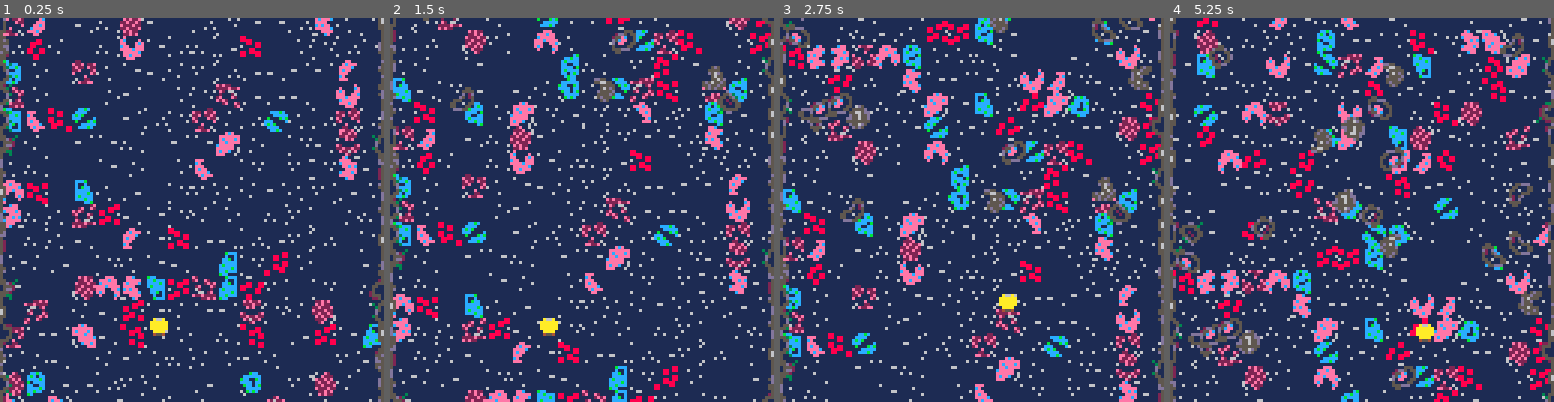
Above: before the commit, frames 1-4 (left to right).
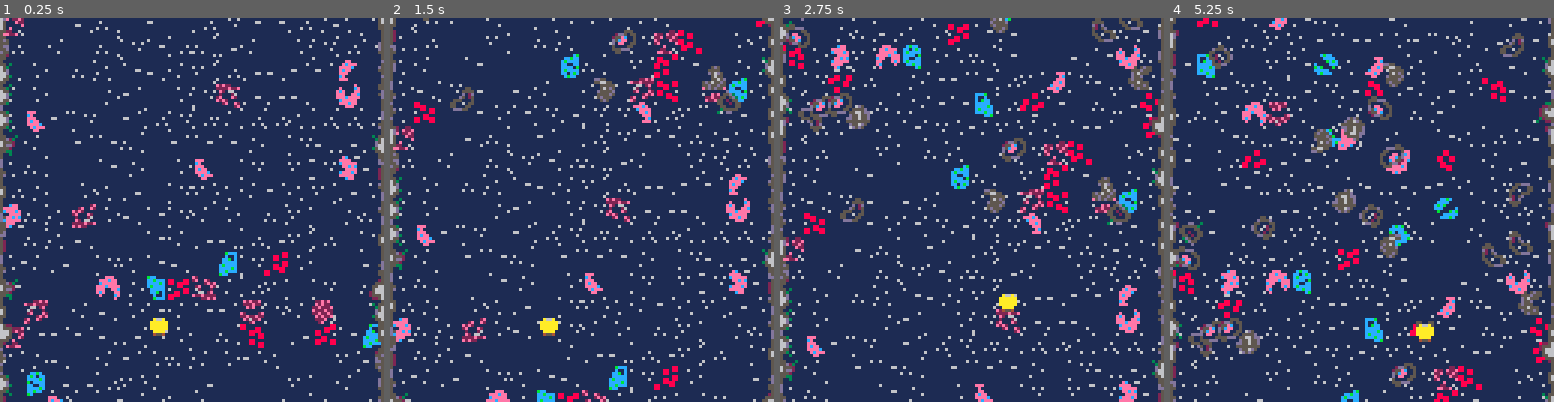
Above: after the commit, the same moments.

Repository: Mister-Oatbread/pico8_drg_game
Game: PICO-8 cartridge drg.p8
The game is run twice, just before and just after one commit, with the same random seed, the same clock (stepped at 60 frames per second) and the same inputs.
Inputs:
- Up to frame 1 (0.25 s): no input
- Up to frame 2 (1.5 s): tap X (X key) at 0.33, 1.07 s; tap O (Z key) at 0.7 s
- Up to frame 3 (2.75 s): hold Right 1.6-2.1 s; tap O (Z key) at 1.7, 2.1, 2.5 s; tap X (X key) at 1.85 s; hold Up 2.15-2.42 s; hold Right from 2.47 s (still down)
- Up to frame 4 (5.25 s): tap O (Z key) every 0.4 s from 2.9 to 4.9 s; tap X (X key) at 2.97, 4.08, 5.2 s; release Right at 3.03 s; hold Left 3.08-3.58 s; hold Down 3.63-3.97 s; hold Right 4.02-4.68 s; hold Up 4.73-5.03 s; hold Left from 5.08 s (still down)

The runs differ from the first frame. In frame 1, 7.0% of the frame differs, in the area x 0-100%, y 0-100%; in frame 2, 7.7%; in frame 3, 9.4%; in frame 4, 11%.

Commit message:
added feature to drill, and drilling makes drilling sounds

Diff:
--- /dev/null
+++ b/collisions.lua
@@ -0,0 +1,69 @@
+
+
+-- this file provides collision handling between the player and other stuff
+
+-- this function calculates the player collision points based on the current
+-- player position
+function _update_player_collision_points()
+    -- left flank
+    local i;
+    i=1;
+    for y=player.y_pos,player.y_pos+7 do
+        player.collision_points.left[i].x=player.x_pos-1;
+        player.collision_points.left[i].y=y;
+        i+=1;
+    end
+    -- right flank
+    i=1;
+    for y=player.y_pos,player.y_pos+7 do
+        player.collision_points.right[i].x=player.x_pos+8;
+        player.collision_points.right[i].y=y;
+        i+=1;
+    end
+    -- top flank
+    i=1;
+    for x=player.x_pos,player.x_pos+7 do
+        player.collision_points.top[i].x=x;
+        player.collision_points.top[i].y=player.y_pos-1;
+        i+=1;
+    end
+end
+
+-- this function updates if the player would be leaving the map
+function _check_map_bounds()
+    player.at.top_border = player.y_pos <= 102;
+    player.at.bottom_border = player.y_pos >= 220;
+end
+
+-- checks whether the terrain colors are intercepting
+function _find_terrain_collision()
+    local point;
+    local color;
+    player.has_collision.left = false;
+    player.has_collision.right = false;
+    player.has_collision.top = false;
+    for i=1,#player.collision_points.left do
+        point = player.collision_points.left[i];
+        color = pget(point.x,point.y);
+        if (color==5 or color==13) then
+            player.has_collision.left=true;
+            break;
+        end
+    end
+    for i=1,#player.collision_points.right do
+        point = player.collision_points.right[i];
+        color = pget(point.x,point.y);
+        if (color==5 or color==13) then
+            player.has_collision.right=true;
+            break;
+        end
+    end
+    for i=1,#player.collision_points.top do
+        point = player.collision_points.top[i];
+        color = pget(point.x,point.y);
+        if (color==5 or color==13) then
+            player.has_collision.top=true;
+            break;
+        end
+    end
+end
--- a/drg.p8
+++ b/drg.p8
@@ -5,6 +5,7 @@
 #include map.lua
 #include obstacles.lua
 #include player.lua
+#include collisions.lua
 
 
 
--- /dev/null
+++ b/game.lua
@@ -0,0 +1,3 @@
+
+
+-- contains all sorts of miscellaneous things related to the game itself
--- a/main.lua
+++ b/main.lua
@@ -9,7 +9,9 @@
 function _update()
     update_map();
     update_obstacles();
+    update_inputs();
     move_player();
+    handle_player_abilities();
 end
 
 function _draw()
--- a/map.lua
+++ b/map.lua
@@ -6,7 +6,7 @@
 -- or special sprite else
 function _produce_map_entity(x_coord, y_coord)
     local sprite_list;
-    if (rnd(1) < .75) then
+    if (rnd(1) < .90) then
         sprite_list = map_sprites_base;
     else
         sprite_list = map_sprites_special;
--- a/obstacles.lua
+++ b/obstacles.lua
@@ -25,7 +25,6 @@
         sprite=sprite,
         x_coord=x_coord,
         y_coord=y_coord,
-        health=health,
         size=size,
         x_flip=x_flip,
         y_flip=y_flip,
@@ -42,6 +41,7 @@
     obstacle_health = {small=30,big=90,chonker=4000};
     obstacle_size = {small=1,big=2,chonker=2};
     obstacle_spawn_chance = .2;
+    drilled_ground_sprite = 183;
 end
 
 -- updates all obstacles and constructs/destructs new ones
--- a/player.lua
+++ b/player.lua
@@ -2,25 +2,23 @@
 
 -- this file contains the logic for the player character
 
---
+-- initialize player
 function initialize_player()
     player_sprites = {
         standing = 49,
         moving = {
             up = 51,
-            right = 51,
         },
     };
     player = {
         is_moving = false,
         is_shooting = false,
         is_drilling = false,
-        is_moving = {
-            up = false,
-            down = false,
-            left = false,
-            right = false,
-        },
+        playing_drill = {empty=false,full=false},
+        is_moving = {up, down, left, right};
+        ammo = 50,
+        fuel = 50,
+        health = 3,
         x_pos = 150,
         y_pos = 200,
         collision_points = {left={},right={},top={}},
@@ -42,7 +40,7 @@
 end
 
 -- checks inputs and writes them to the state of the player
-function _get_input()
+function update_inputs()
     player.is_moving.up = btn(2);
     player.is_moving.down = btn(3);
     player.is_moving.left = btn(0);
@@ -51,42 +49,40 @@
     player.is_drilling = btn(5);
 end
 
--- checks whether the terrain colors are intercepting
-function _find_terrain_collision()
-    local point;
-    local color;
-    player.has_collision.left = false;
-    player.has_collision.right = false;
-    player.has_collision.top = false;
-    for i=1,#player.collision_points.left do
-        point = player.collision_points.left[i];
-        color = pget(point.x,point.y);
-        if (color==5 or color==13) then
-            player.has_collision.left=true;
-            break;
-        end
+-- takes care of using the special abilities  the player has
+function handle_player_abilities()
+    if player.is_drilling then drill() end;
+    if player.is_shooting then shoot() end;
+end
+
+-- takes care of drilling in front of the player
+-- this is done by painting the tiles in front of the player with color 2,
+-- which removes the collision property
+-- these particles are treated as obstacles
+function drill()
+    local sound;
+    if (player.fuel > 0) then
+        -- get sprites in front of player
+        local drilled_ground = {
+            sprite=drilled_ground_sprite,
+            x_coord=player.x_pos,
+            y_coord=player.y_pos-7,
+            size=1,
+            x_flip=false,
+            y_flip=false,
+        };
+        add(obstacles, drilled_ground);
+        player.fuel -= 1;
     end
-    for i=1,#player.collision_points.right do
-        point = player.collision_points.right[i];
-        color = pget(point.x,point.y);
-        if (color==5 or color==13) then
-            player.has_collision.right=true;
-            break;
-        end
-    end
-    for i=1,#player.collision_points.top do
-        point = player.collision_points.top[i];
-        color = pget(point.x,point.y);
-        if (color==5 or color==13) then
-            player.has_collision.top=true;
-            break;
-        end
-    end
+
+end
+
+-- takes care of shooting in front of the player
+function shoot()
 end
 
 -- handles moving the player around
 function move_player()
-    _get_input();
     _update_player_collision_points();
     _find_terrain_collision();
     _check_map_bounds();
@@ -109,42 +105,15 @@
     end;
 end
 
--- this function calculates the player collision points based on the current
--- player position
-function _update_player_collision_points()
-    -- left flank
-    local i;
-    i=1;
-    for y=player.y_pos,player.y_pos+7 do
-        player.collision_points.left[i].x=player.x_pos-1;
-        player.collision_points.left[i].y=y;
-        i+=1;
-    end
-    -- right flank
-    i=1;
-    for y=player.y_pos,player.y_pos+7 do
-        player.collision_points.right[i].x=player.x_pos+8;
-        player.collision_points.right[i].y=y;
-        i+=1;
-    end
-    -- top flank
-    i=1;
-    for x=player.x_pos,player.x_pos+7 do
-        player.collision_points.top[i].x=x;
-        player.collision_points.top[i].y=player.y_pos-1;
-        i+=1;
-    end
-end
-
--- this function updates if the player would be leaving the map
-function _check_map_bounds()
-    player.at.top_border = player.y_pos <= 102;
-    player.at.bottom_border = player.y_pos >= 220;
-end
-
 -- draws player based on current state
 function draw_player()
-    if player.is_shooting then sprite=51 else sprite=49 end;
+    if player.is_shooting then
+        sprite=51;
+    elseif player.is_drilling then
+        sprite=54;
+    else
+        sprite=49;
+    end
     spr(
         sprite,
         player.x_pos,
@@ -153,4 +122,22 @@
         false,
         false
     );
+
+    -- handle drilling sound
+    if player.is_drilling then
+
+        if player.fuel>0 and not player.playing_drill.full then
+            sfx(-1,1);
+            sfx(30,1);
+            player.playing_drill.full = true;
+        elseif player.fuel<=0 and not player.playing_drill.empty then
+            sfx(-1,1);
+            sfx(31,1);
+            player.playing_drill.empty = true;
+        end
+    else
+        sfx(-1,1);
+        player.playing_drill.empty = false;
+        player.playing_drill.empty = false;
+    end
 end
--- /dev/null
+++ b/resources.lua
@@ -0,0 +1,16 @@
+
+
+-- this file contains all resources (gold/nitra/red sugar)
+
+function initialize_resources()
+    red_sugar_sprites = {64,80,96,112};
+    nitra_sprites = {65,81,97,113};
+    gold_sprites = {66,82,98,114};
+end
+
+function update_resources()
+    for
+end
+
+function draw_resources()
+end
Not shown, changed: 19 lines of the sprite sheet (__gfx__) section of drg.p8
Not shown, changed: the sound effects (__sfx__) section of drg.p8
